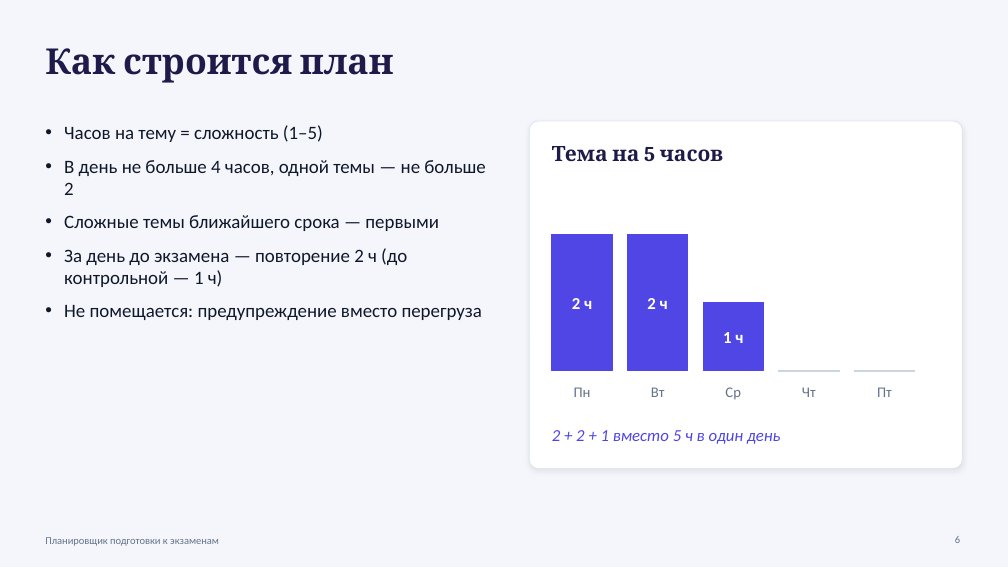
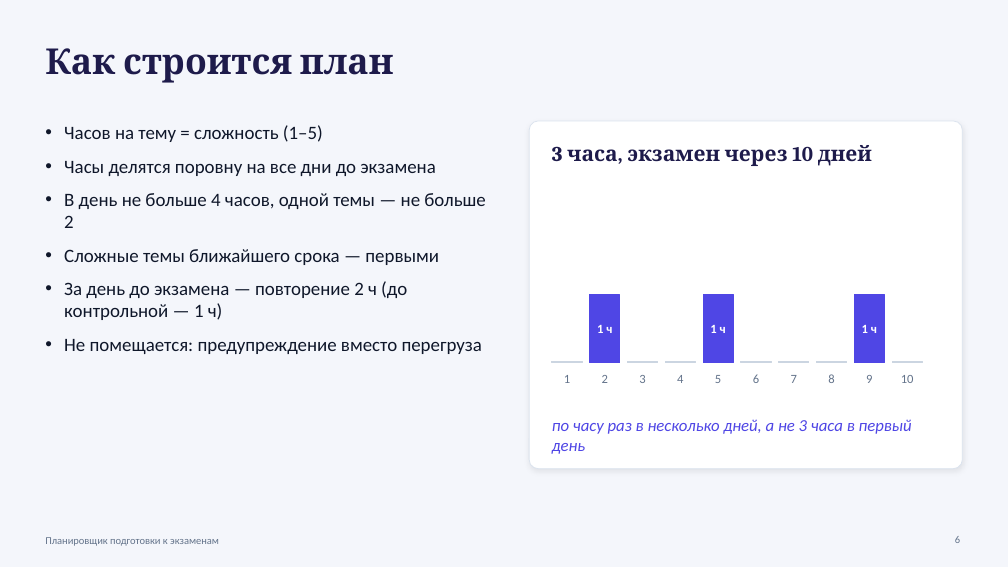
Before and after one commit to leywinkw/exam-planner, a slide deck: slide 6 of docs/Презентация_Планировщик_экзаменов.pptx. Drawn at 1008x567 pixels with LibreOffice and Linux fonts; fonts in the diff are those of the drawing. Boxes give left, top, right and bottom in pixels: in the first picture for what was removed or moved away, otherwise in the second. Text is boxed around its words. In the diff, an @@ line names an element or a change of style, - is before the commit and + after.

```diff
--- a/docs/Презентация_Планировщик_экзаменов.pptx
+++ b/docs/Презентация_Планировщик_экзаменов.pptx
@@ text at <box>552,145,872,166</box>: text changed @@
-Тема на 5 часов
+3 часа, экзамен через 10 дней
@@ text at <box>64,161,435,176</box>: paragraph added @@
+• Часы делятся поровну на все дни до экзамена
@@ rectangle: place and size @@
-rectangle at <box>628,234,688,371</box>
+rectangle at <box>590,295,620,363</box>
@@ text "1 ч": place and size @@
-text "1 ч" at <box>723,332,743,343</box>
+text "1 ч" at <box>710,325,726,333</box>
@@ text "1 ч" at <box>710,325,726,333</box>: size 16 to 12 pt @@
@@ rectangle: place and size @@
-rectangle at <box>703,302,764,371</box>
+rectangle at <box>703,295,734,363</box>
@@ rectangle added at <box>854,295,885,363</box>, fill #4F46E5, outline #4F46E5 1 pt @@
@@ text at <box>597,325,612,333</box>: text changed; size 16 to 12 pt @@
-2 ч
+1 ч
@@ text added at <box>862,325,877,333</box>, 12 pt, text #FFFFFF, bold @@
+1 ч
@@ rectangle: place and size @@
-rectangle at <box>552,234,613,371</box>
+rectangle at <box>552,361,582,363</box>
@@ rectangle at <box>552,361,582,363</box>: fill #4F46E5 to #CBD5E1; outline #4F46E5 1 pt to #CBD5E1 1 pt @@
@@ text added at <box>564,375,570,383</box>, 12 pt, text #64748B @@
+1
@@ text removed at <box>574,387,591,397</box> @@
-Пн
@@ text at <box>602,375,608,383</box>: text changed; size 16 to 12 pt; text colour #FFFFFF to #64748B; bold off @@
-2 ч
+2
@@ rectangle added at <box>628,361,658,363</box>, fill #CBD5E1, outline #CBD5E1 1 pt @@
@@ text added at <box>639,375,645,383</box>, 12 pt, text #64748B @@
+3
@@ text removed at <box>651,387,665,397</box> @@
-Вт
@@ rectangle added at <box>665,361,696,363</box>, fill #CBD5E1, outline #CBD5E1 1 pt @@
@@ text at <box>677,375,683,383</box>: text changed; size 14 to 12 pt @@
-Ср
+4
@@ text added at <box>715,375,721,383</box>, 12 pt, text #64748B @@
+5
@@ rectangle added at <box>741,361,771,363</box>, fill #CBD5E1, outline #CBD5E1 1 pt @@
@@ text added at <box>753,374,759,383</box>, 12 pt, text #64748B @@
+6
@@ rectangle: place and size @@
-rectangle at <box>779,371,839,372</box>
+rectangle at <box>779,361,809,363</box>
@@ text added at <box>791,375,797,383</box>, 12 pt, text #64748B @@
+7
@@ text removed at <box>802,387,816,397</box> @@
-Чт
@@ rectangle added at <box>817,361,847,363</box>, fill #CBD5E1, outline #CBD5E1 1 pt @@
@@ text added at <box>828,374,834,383</box>, 12 pt, text #64748B @@
+8
@@ text added at <box>866,375,872,383</box>, 12 pt, text #64748B @@
+9
@@ text removed at <box>877,387,892,397</box> @@
-Пт
@@ rectangle: place and size @@
-rectangle at <box>854,371,915,372</box>
+rectangle at <box>892,361,923,363</box>
@@ text added at <box>901,375,914,383</box>, 12 pt, text #64748B @@
+10
@@ text at <box>552,419,912,454</box>: text changed @@
-2 + 2 + 1 вместо 5 ч в один день
+по часу раз в несколько дней, а не 3 часа в первый день
```
Also in this commit, not shown: 7 other slides changed, 19 other files.
